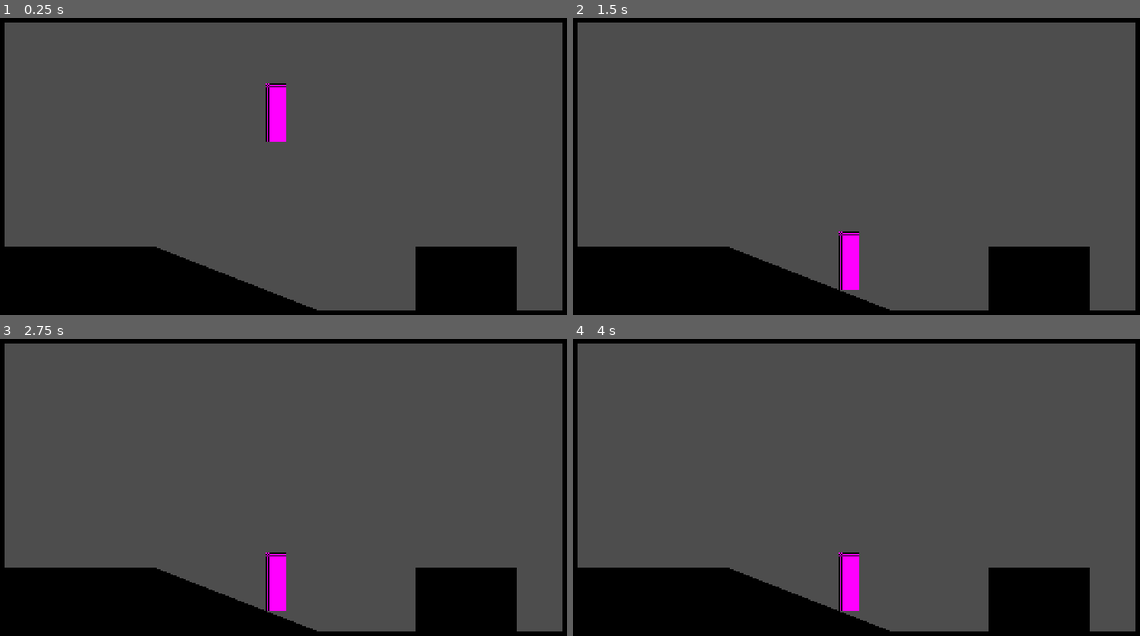
Above: before the commit, frames 1-4 (two rows, left to right).
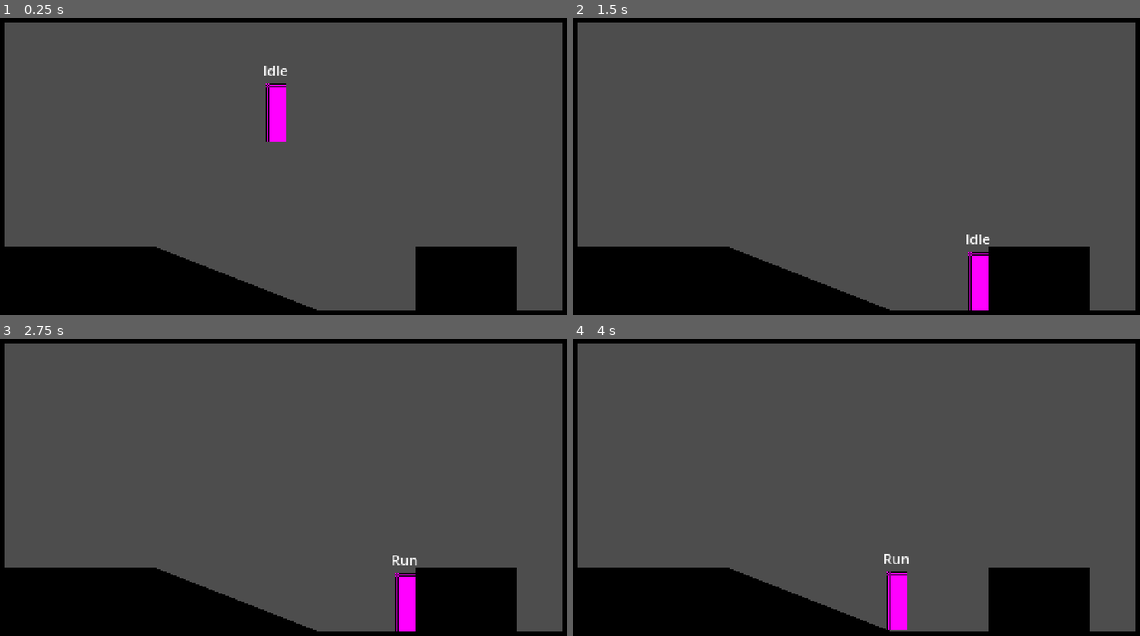
Above: after the commit, the same moments.

Repository: utwoo/Godot-metroidvania-forge
Game: Godot game, scene res://playground.tscn
The game is run twice, just before and just after one commit, with the same random seed, the same clock (stepped at 60 frames per second) and the same inputs.
Inputs:
- Up to frame 1 (0.25 s): no input
- Up to frame 2 (1.5 s): hold D (right) 0.53-1.28 s; hold S (down) from 1.28 s (still down)
- Up to frame 3 (2.75 s): tap Enter at 2 s; release S (down) at 2.03 s; hold D (right) from 2.03 s (still down)
- Up to frame 4 (4 s): tap Space at 2.75 s; release D (right) at 2.78 s; hold W (up) 2.78-3.53 s; tap Enter at 3.5 s; hold A (left) from 3.53 s (still down)

The runs differ from the first frame. In frame 1, less than 0.1% of the frame differs, in the area x 46-51%, y 16-20%; in frame 2, 1.5%, in the area x 46-74%, y 71-99%; in frame 3, 1.5%; in frame 4, 1.5%.

Commit message:
Chapter 1 - Player Foundations: 03 - Player idle & run state

Diff:
--- a/player/player.tscn
+++ b/player/player.tscn
@@ -24,7 +24,18 @@
 [node name="States" type="Node" parent="." unique_id=1897279772]
 
 [node name="Idle" type="Node" parent="States" unique_id=1447586140]
+unique_name_in_owner = true
 script = ExtResource("2_rkbax")
 
 [node name="Run" type="Node" parent="States" unique_id=1271442668]
+unique_name_in_owner = true
 script = ExtResource("3_g1dw6")
+
+[node name="State" type="Label" parent="." unique_id=929818177]
+offset_left = -27.0
+offset_top = -64.0
+offset_right = 27.0
+offset_bottom = -48.0
+theme_override_font_sizes/font_size = 11
+text = "state"
+horizontal_alignment = 1
--- a/player/scripts/player.gd
+++ b/player/scripts/player.gd
@@ -1,5 +1,7 @@
 class_name Player
 extends CharacterBody2D
+
+@export var move_speed : float = 150.0
 
 #region State Machine Variables
 var states : Array[ PlayerState ]
@@ -10,6 +12,7 @@
 #endregion
 
 #region Standard Variables
+var deadzone : float = 0.5
 var direction : Vector2 = Vector2.ZERO
 var gravity : float = ProjectSettings.get_setting("physics/2d/default_gravity")
 #endregion
@@ -19,6 +22,7 @@
 	pass
 
 func _process(delta: float) -> void:
+	update_direction()
 	change_state( current_state.process( delta ) )
 	pass
 
@@ -49,6 +53,7 @@
 
 	# set first state
 	change_state( current_state )
+	$State.text = current_state.name
 
 	pass
 
@@ -63,8 +68,9 @@
 		current_state.exit()
 
 	states.push_front( new_state )
+	new_state.enter()
 	states.resize( 3 )
-	new_state.enter()
+	$State.text = current_state.name
 
 func update_direction():
 	direction = Input.get_vector( "left", "right", "up", "down" )
--- a/player/states/00_player_state.gd
+++ b/player/states/00_player_state.gd
@@ -6,6 +6,9 @@
 var next_state : PlayerState
 
 #region state references
+@onready var idle: PlayerStateRun = %Idle
+@onready var run: PlayerStateIdle = %Run
+#endregion
 
 # What happen when we initialize this state
 func init() -> void:
@@ -30,5 +33,3 @@
 # What happen with input events update in this state
 func handle_input( _event : InputEvent ) -> PlayerState:
 	return next_state
-
-#endregion
--- a/player/states/idle.gd
+++ b/player/states/idle.gd
@@ -1,6 +1,5 @@
 class_name PlayerStateRun
 extends PlayerState
-
 
 # What happen when we initialize this state
 func init() -> void:
@@ -16,10 +15,13 @@
 
 # What happen during the _process update in this state
 func process( _delta : float ) -> PlayerState:
+	if player.direction.x != 0:
+		return run
 	return next_state
 
 # What happen during the _physics_process update in this state
 func physics_process( _delta : float ) -> PlayerState:
+	player.velocity.x = 0.0
 	return next_state
 
 # What happen with input events update in this state
--- a/player/states/run.gd
+++ b/player/states/run.gd
@@ -1,6 +1,5 @@
 class_name PlayerStateIdle
 extends PlayerState
-
 
 # What happen when we initialize this state
 func init() -> void:
@@ -16,10 +15,13 @@
 
 # What happen during the _process update in this state
 func process( _delta : float ) -> PlayerState:
+	if player.direction.x == 0:
+		return idle
 	return next_state
 
 # What happen during the _physics_process update in this state
 func physics_process( _delta : float ) -> PlayerState:
+	player.velocity.x = player.direction.x * player.move_speed
 	return next_state
 
 # What happen with input events update in this state
